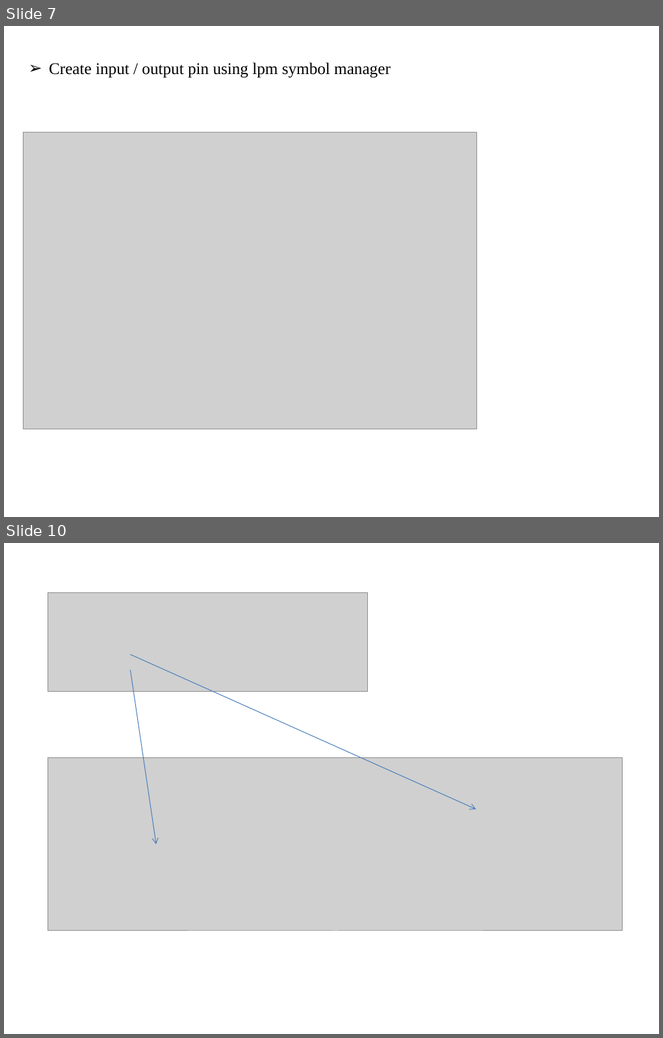
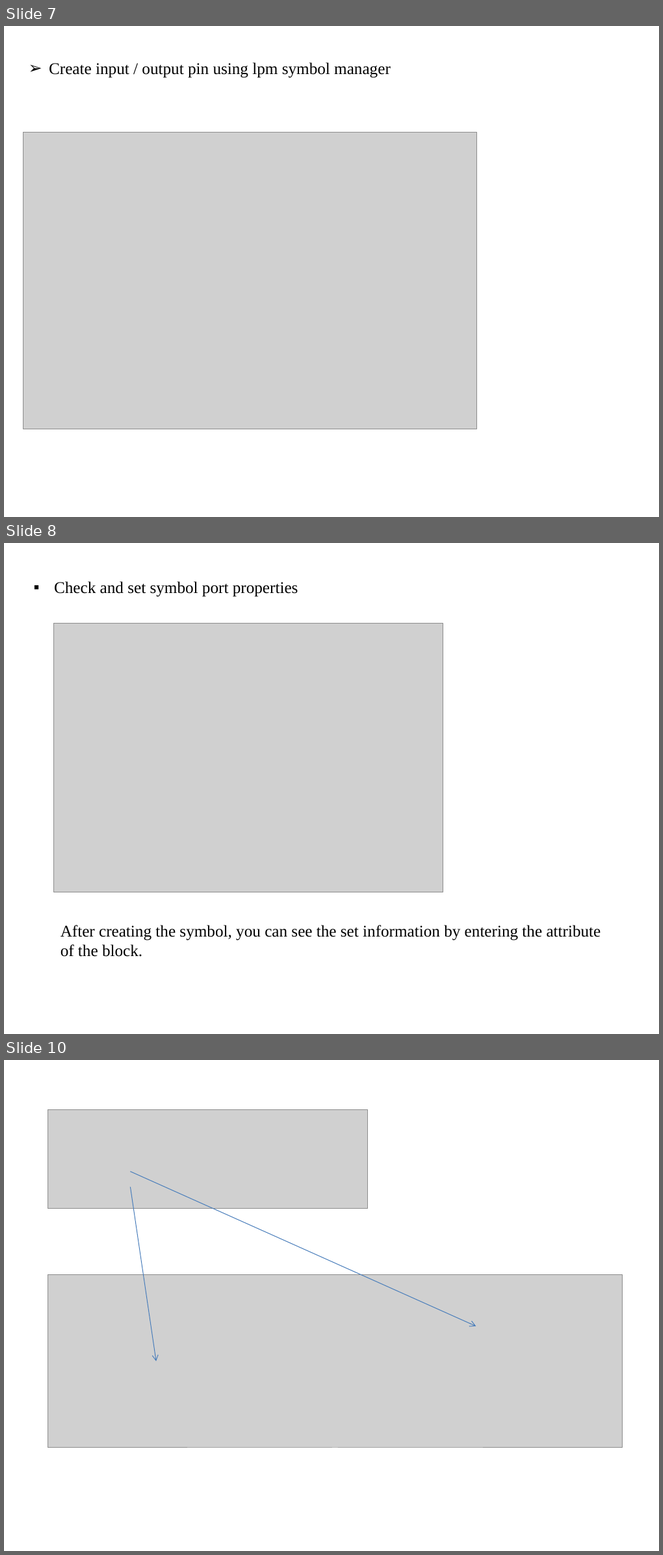
Before and after one commit to JAICHANGPARK/DE2_DOCKER_FPGA, a slide deck: presentation/20181017/FPGA LPM Component.pptx. Shown one above the other, each under a label of ours: slides 7 and 10 before the commit, slides 7, 8 and 10 after it; the slides between them are not shown. The pictures are 663x1038 and 663x1555 pixels, drawn with LibreOffice and Linux fonts; fonts in the diff are those of the drawing; grey boxes stand for pictures. Boxes give left, top, right and bottom in pixels: in the first picture for what was removed or moved away, otherwise in the second. Text is boxed around its words. In the diff, an @@ line names an element or a change of style, - is before the commit and + after.

```diff
--- a/presentation/20181017/FPGA LPM Component.pptx
+++ b/presentation/20181017/FPGA LPM Component.pptx
@@ slide 8 added at (4,543,659,1034), background #FFFFFF @@
@@ text added at (54,581,298,597), 18 pt, text #000000 @@
+▪ Check and set symbol port properties
@@ picture added at (54,624,443,892) @@
@@ text added at (61,925,601,957), 18 pt, text #000000 @@
+After creating the symbol, you can see the set information by entering the attribute of the block.
```
Also in this commit, not shown: 5 slides changed, 9 other slides added, 6 slides removed.
